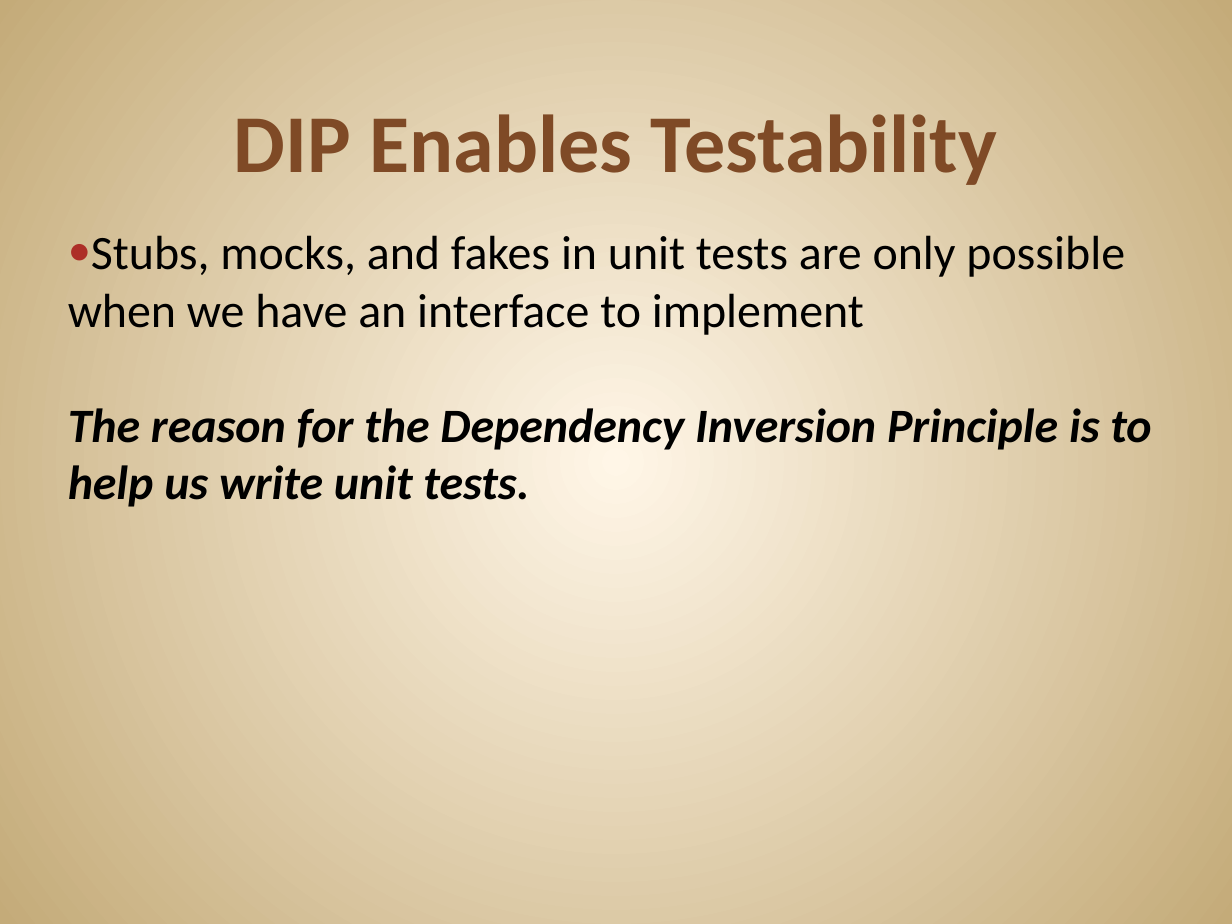
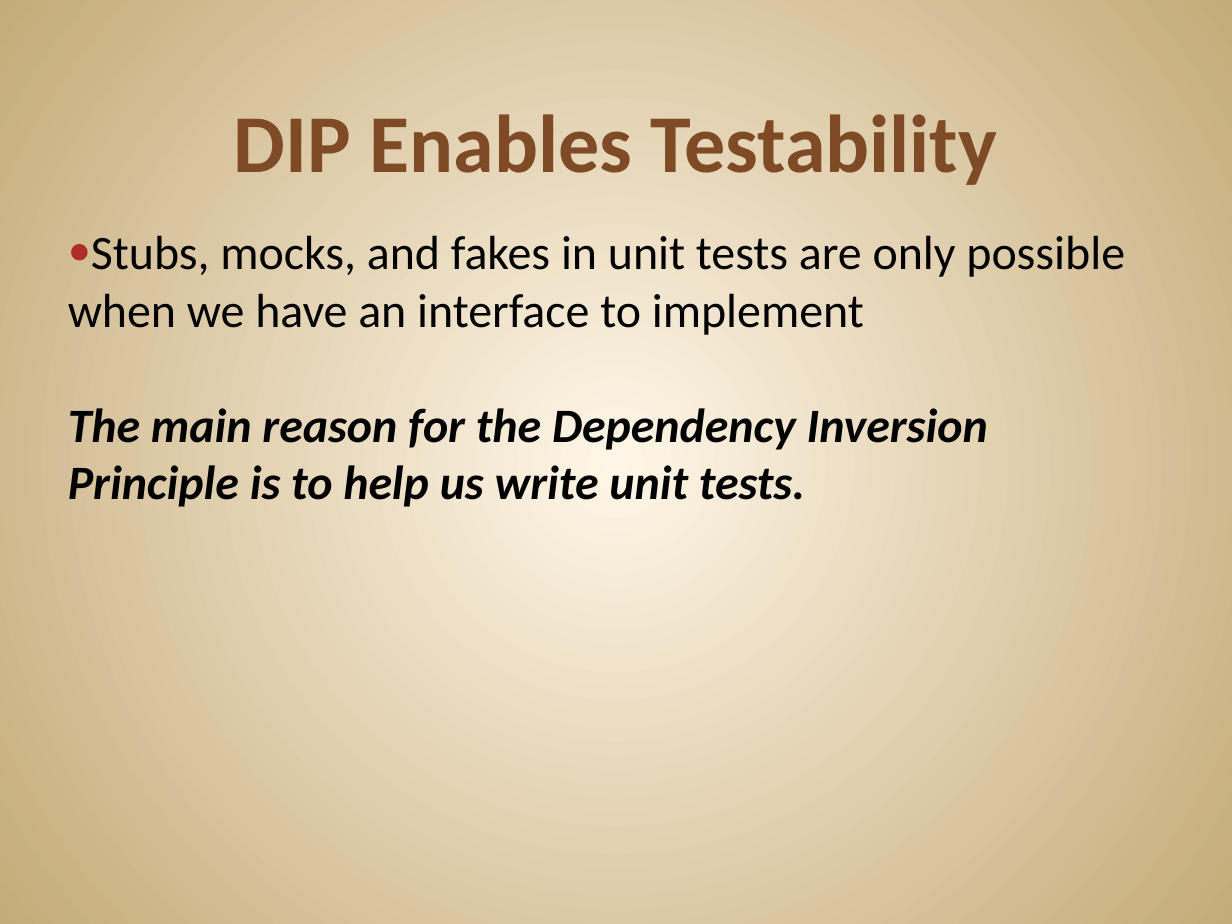
Before and after one commit to JonKruger/solid-principles, a slide deck: slide 60 of SOLID Software Design Principles - without small methods.pptx (slide 59 before the commit). Drawn at 1232x924 pixels with LibreOffice and Linux fonts; fonts in the diff are those of the drawing. Boxes give left, top, right and bottom in pixels: in the first picture for what was removed or moved away, otherwise in the second. Text is boxed around its words. In the diff, an @@ line names an element or a change of style, - is before the commit and + after.

```diff
--- a/SOLID Software Design Principles - without small methods.pptx
+++ b/SOLID Software Design Principles - without small methods.pptx
@@ text at <box>68,235,1125,507</box>: text changed @@
-● Stubs, mocks, and fakes in unit tests are only possible when we have an interface to implement
-  The reason for the Dependency Inversion Principle is to help us write unit tests.
+● Stubs, mocks, and fakes in unit tests are only possible when we have an interface to implement
+  The main reason for the Dependency Inversion Principle is to help us write unit tests.
```
Also in this commit, not shown: 2 other slides changed, 1 slide added, 2 other files.
